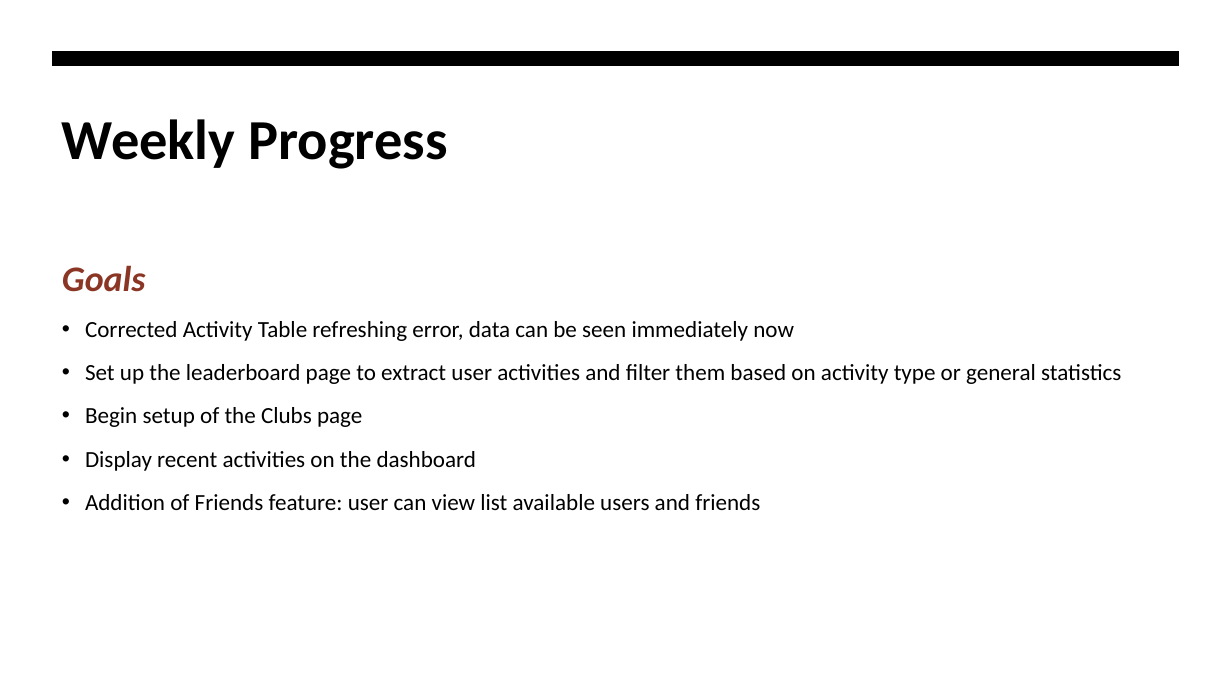
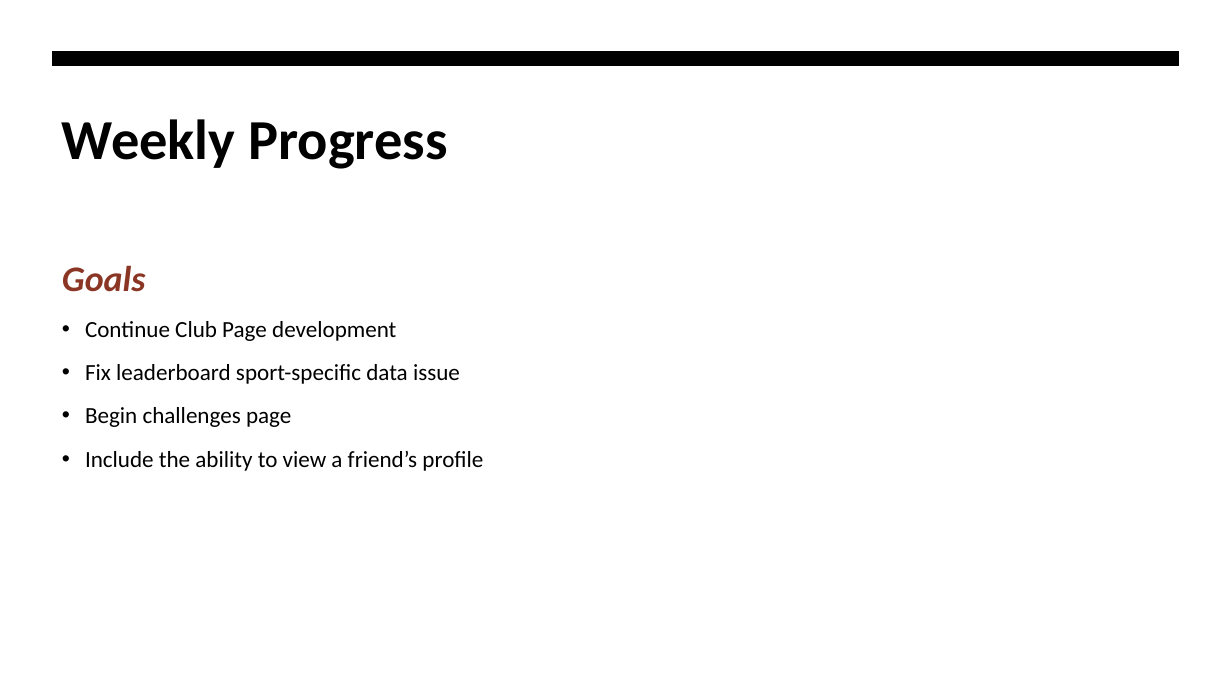
Before and after one commit to jjdeuce06/VulcanActivityTracker, a slide deck: slide 2 of Documentation/Weekly Report/week4/CMSC-4920-Group2-Week4.pptx. Drawn at 1232x693 pixels with LibreOffice and Linux fonts; fonts in the diff are those of the drawing. Boxes give left, top, right and bottom in pixels: in the first picture for what was removed or moved away, otherwise in the second. Text is boxed around its words. In the diff, an @@ line names an element or a change of style, - is before the commit and + after.

```diff
--- a/Documentation/Weekly Report/week4/CMSC-4920-Group2-Week4.pptx
+++ b/Documentation/Weekly Report/week4/CMSC-4920-Group2-Week4.pptx
@@ text at (x1=85, y1=321, x2=483, y2=471): text changed @@
-• Corrected Activity Table refreshing error, data can be seen immediately now
-• Set up the leaderboard page to extract user activities and filter them based on activity type or general statistics
-• Begin setup of the Clubs page
-• Display recent activities on the dashboard
-• Addition of Friends feature: user can view list available users and friends
+• Continue Club Page development
+• Fix leaderboard sport-specific data issue
+• Begin challenges page
+• Include the ability to view a friend’s profile
```
Also in this commit, not shown: 2 other slides changed, 1 other file.
